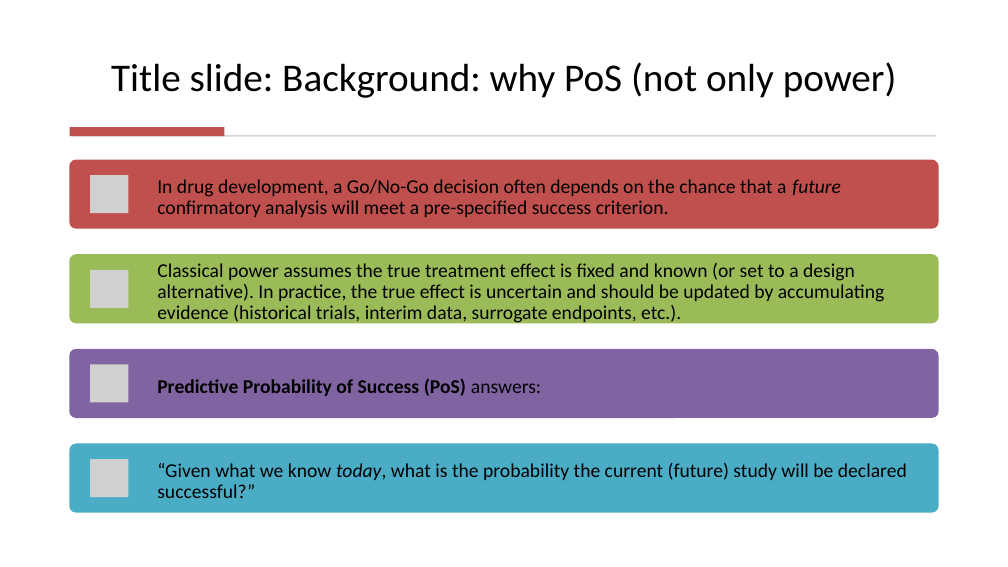
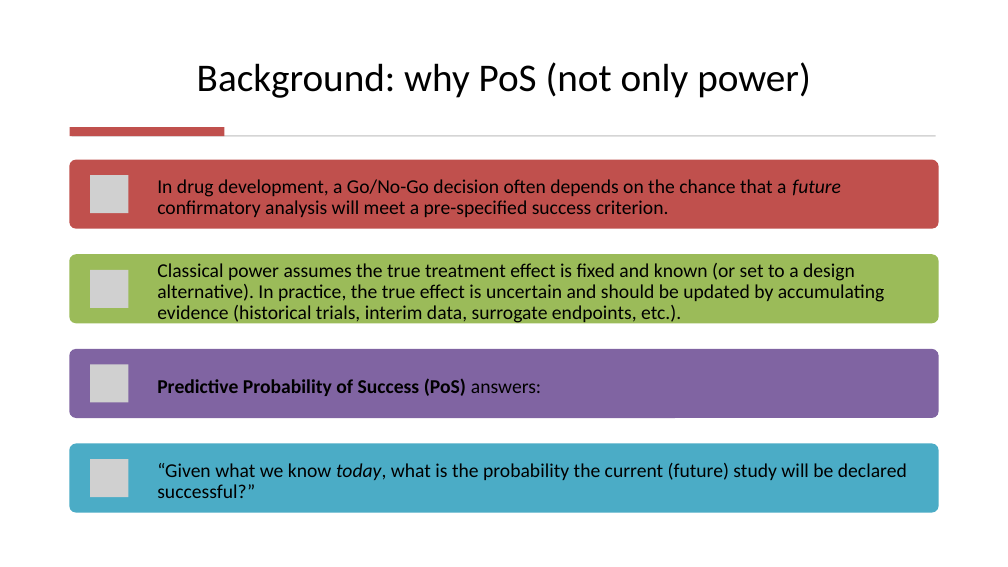
Before and after one commit to JinjieChen19/POS-simulation, a slide deck: slide 2 of PoS draft.pptx. Drawn at 1008x567 pixels with LibreOffice and Linux fonts; fonts in the diff are those of the drawing; grey boxes stand for pictures. Boxes give left, top, right and bottom in pixels: in the first picture for what was removed or moved away, otherwise in the second. Text is boxed around its words. In the diff, an @@ line names an element or a change of style, - is before the commit and + after.

```diff
--- a/PoS draft.pptx
+++ b/PoS draft.pptx
@@ title at (197, 62, 811, 98): text changed @@
-Title slide: Background: why PoS (not only power)
+Background: why PoS (not only power)
```
Also in this commit, not shown: 6 other slides changed, 7 slides added, 1 slide removed, 1 other file.
